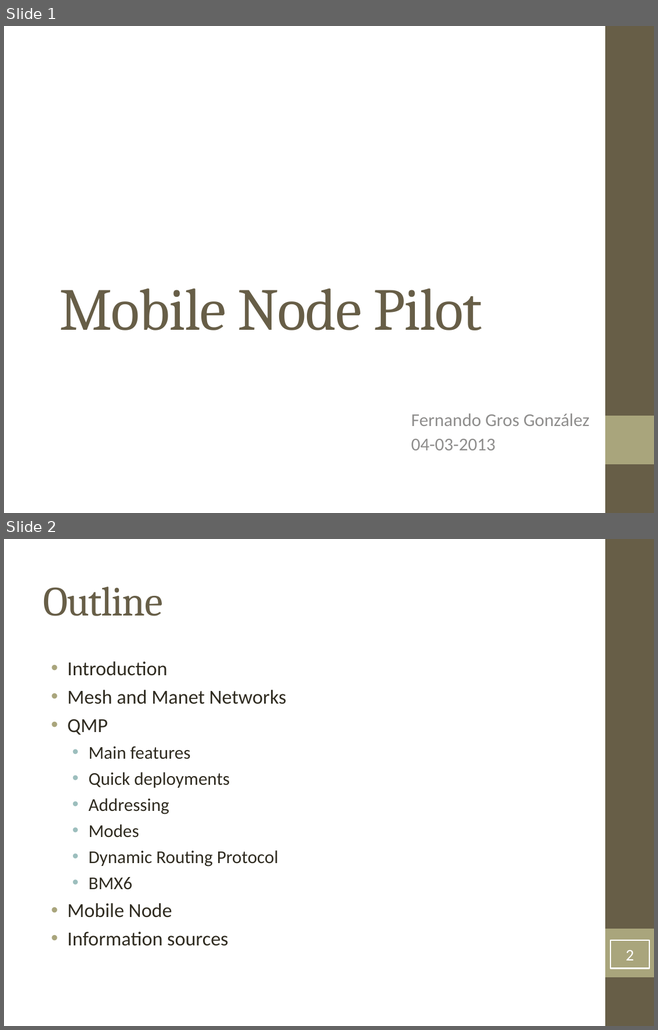
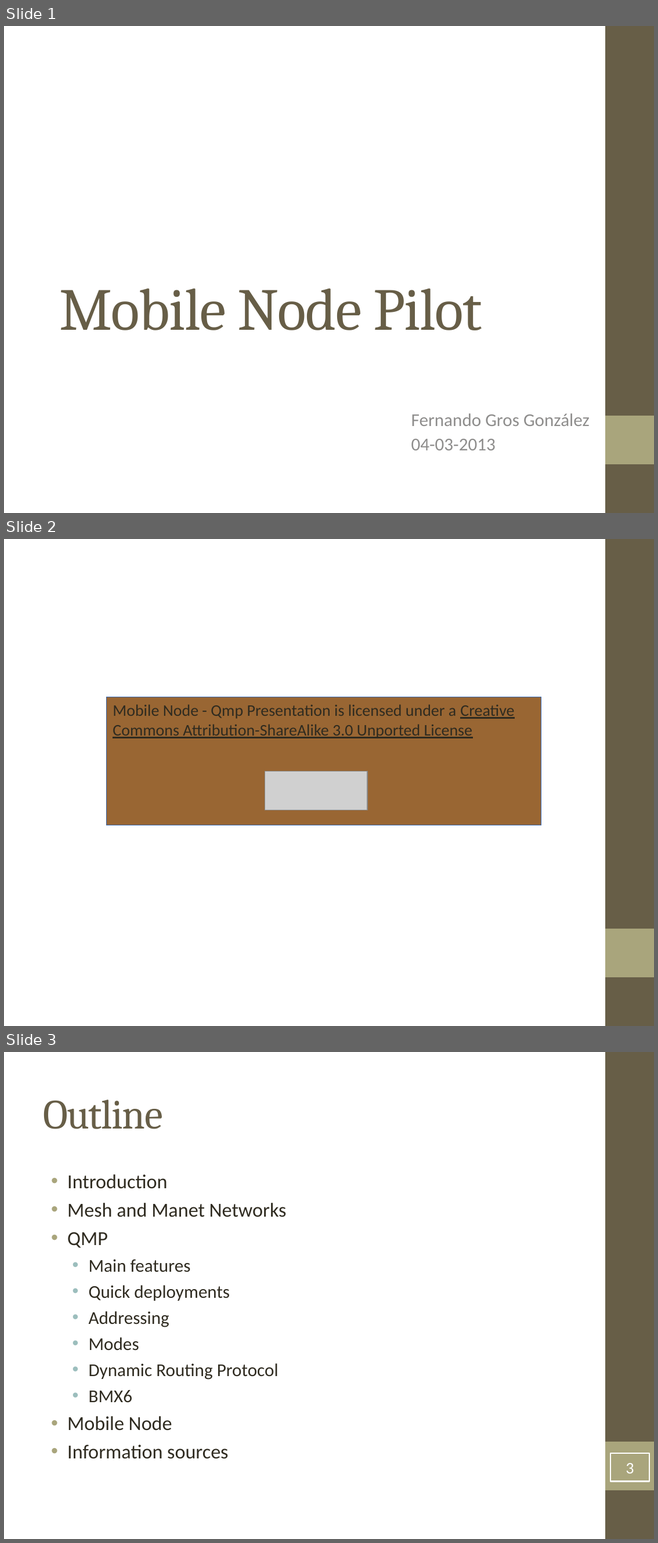
Before and after one commit to ferry91/MobileNode-TFG, a slide deck: Presentation-demo/MN_QMP_Demo.odp. Shown one above the other, each under a label of ours: slides 1 and 2 before the commit, slides 1, 2 and 3 after it. The pictures are 658x1030 and 658x1543 pixels, drawn with LibreOffice and Linux fonts; fonts in the diff are those of the drawing; grey boxes stand for pictures. Boxes give left, top, right and bottom in pixels: in the first picture for what was removed or moved away, otherwise in the second. Text is boxed around its words. In the diff, an @@ line names an element or a change of style, - is before the commit and + after.

```diff
--- a/Presentation-demo/MN_QMP_Demo.odp
+++ b/Presentation-demo/MN_QMP_Demo.odp
@@ slide 2 added at [4,539,654,1026], background #FFFFFF; not listed: 2 template elements that a slide beside it also shows @@
@@ rectangle added at [106,697,540,826], fill #996633, outline #3465AF 0 pt, 18 pt, text #2F2B20, underline @@
+Mobile Node - Qmp Presentation is licensed under a Creative Commons Attribution-ShareAlike 3.0 Unported License
@@ picture added at [265,771,367,810] @@
@@ what was slide 2 is now slide 3 @@
@@ page number at [625,1463,633,1474]: text changed @@
-2
+3
```
Also in this commit, not shown: 3 other files.
